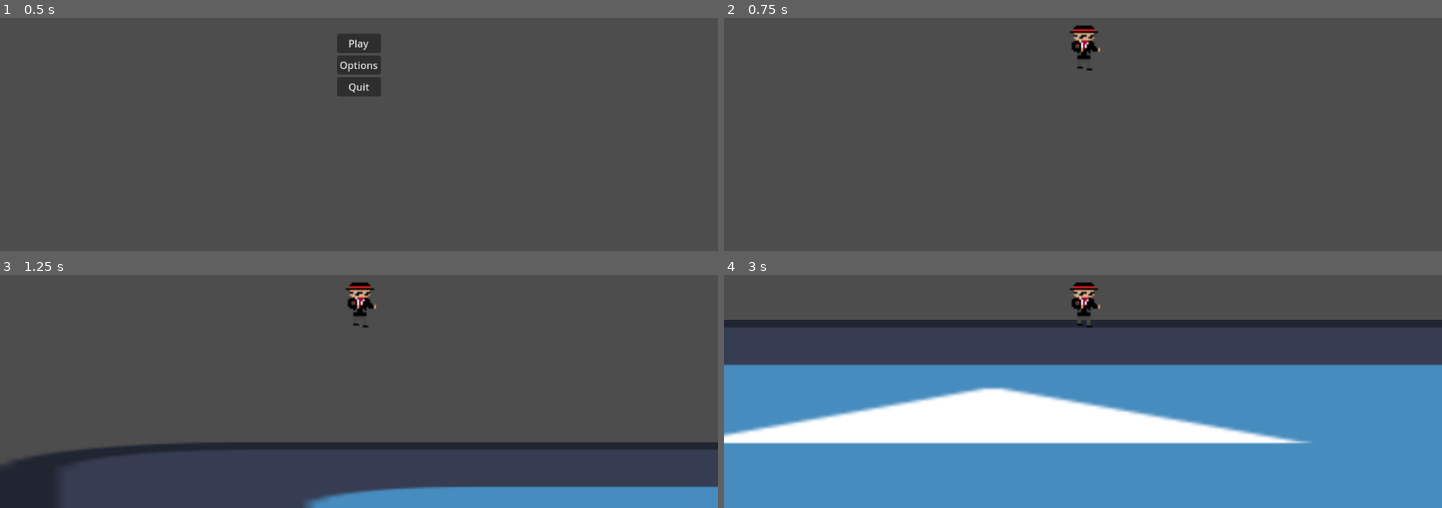
Above: before the commit, frames 1-4 (two rows, left to right).
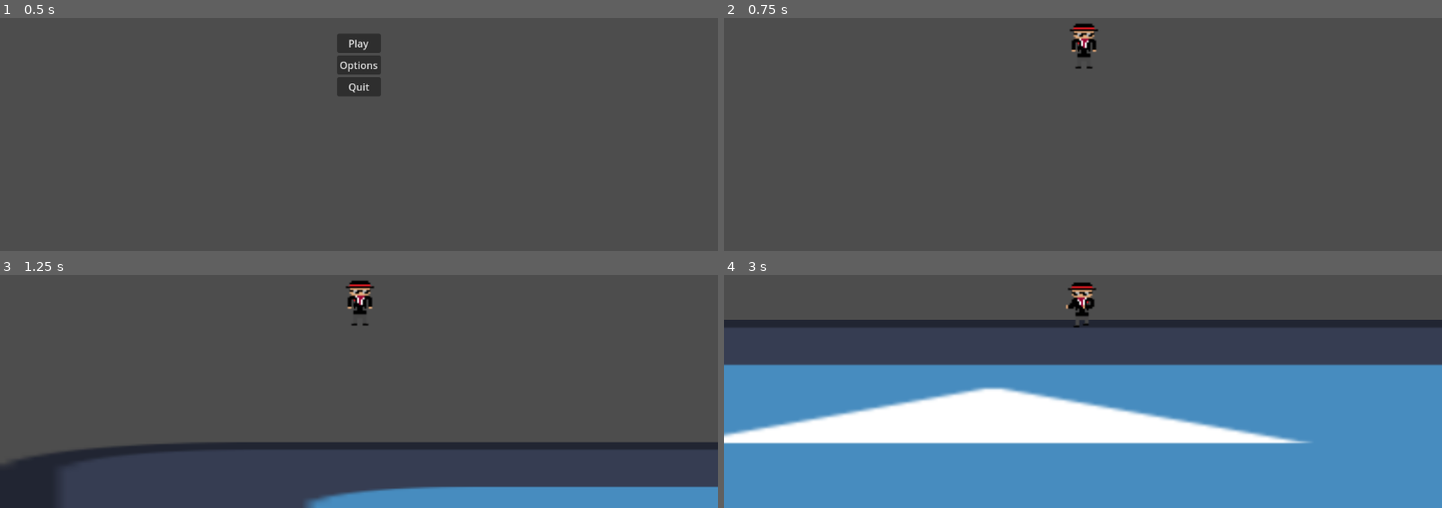
Above: after the commit, the same moments.

Repository: Aboody-123/Office_Mafia_game
Game: Godot game, scene res://Scenes/main_menu.tscn
Two runs of this game, one before a commit and one after it. Both use one fixed random seed, a clock stepped at 60 frames per second and the inputs below. The engine's default icon, where the game draws it, is replaced by a stand-in: a white triangle on a blue panel in a dark square.
Inputs:
- Up to frame 1 (0.5 s): no input
- Up to frame 2 (0.75 s): click "Play" at 0.5 s
- Up to frame 3 (1.25 s): no input
- Up to frame 4 (3 s): hold D (right) 1.28-2.78 s; tap W (jump) at 1.52, 2.27 s; hold A (left) from 2.78 s (still down)

Frame 1 is identical in both runs. In frame 2, 0.4% of the frame differs, in the area x 48-53%, y 2-23%; in frame 3, 0.4%; in frame 4, 0.3%.

Commit message:
Added animantions

Diff:
--- a/Scripts/player.gd
+++ b/Scripts/player.gd
@@ -4,7 +4,9 @@
 const JUMP_VELOCITY = -400.0
 
 # the states {0:idle, 1:walking/running, 2:attacking, 3:picking up
-
+var state = 0
+# where is it facing
+var facingRight = true
 
 
 
@@ -21,8 +23,26 @@
 	# As good practice, you should replace UI actions with custom gameplay actions.
 	var direction := Input.get_axis("left", "right")
 	if direction:
+		if (direction == 1):
+			facingRight = true
+		else:
+			facingRight = false
 		velocity.x = direction * SPEED
+		state = 1
 	else:
 		velocity.x = move_toward(velocity.x, 0, SPEED)
+		state = 0
+
+	if (facingRight):
+		$AnimatedSprite2D.flip_h = false
+	else:
+		$AnimatedSprite2D.flip_h = true
+
+	if (state == 1):
+		$AnimatedSprite2D.play("walk")
+		print(1)
+	elif (state == 0):
+		$AnimatedSprite2D.play("idle")
+		print(2)
 
 	move_and_slide()
